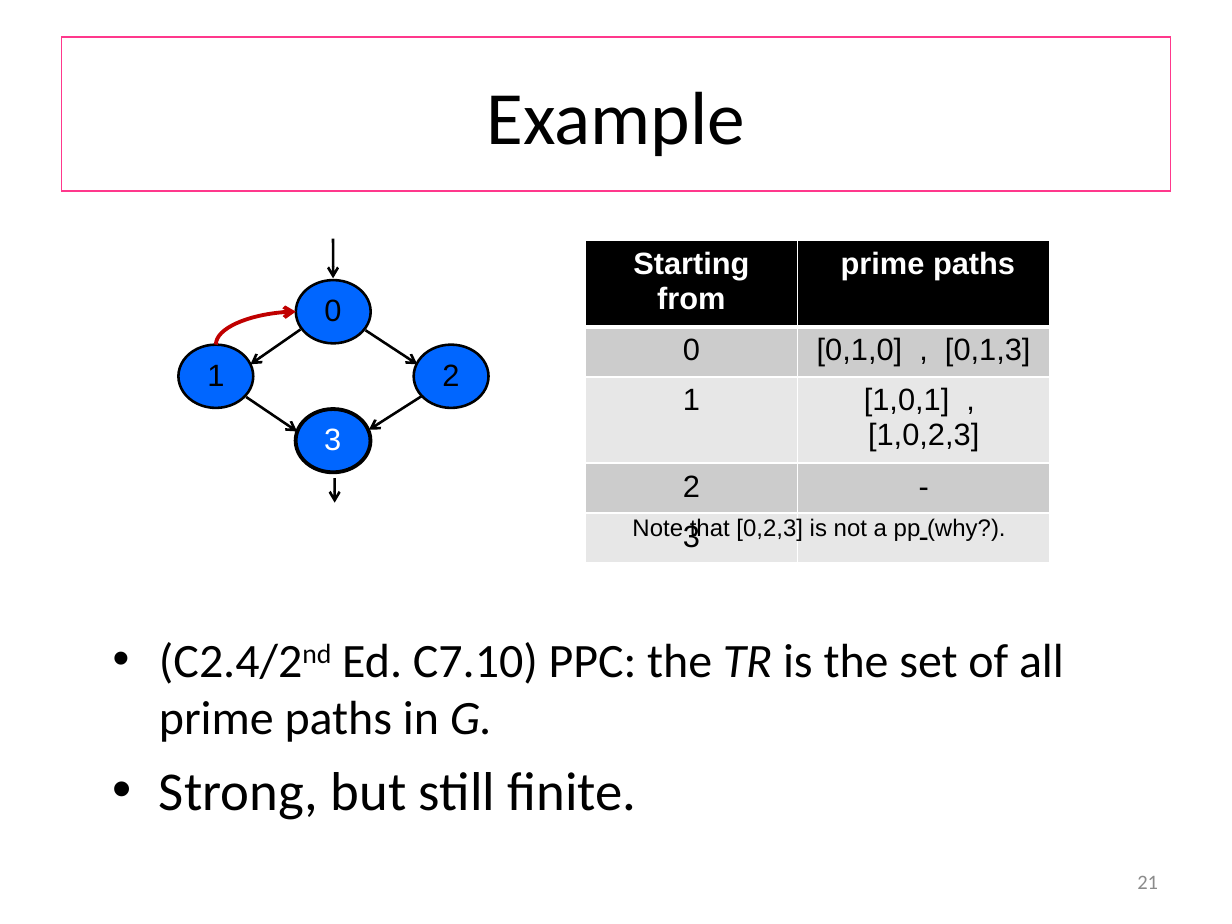
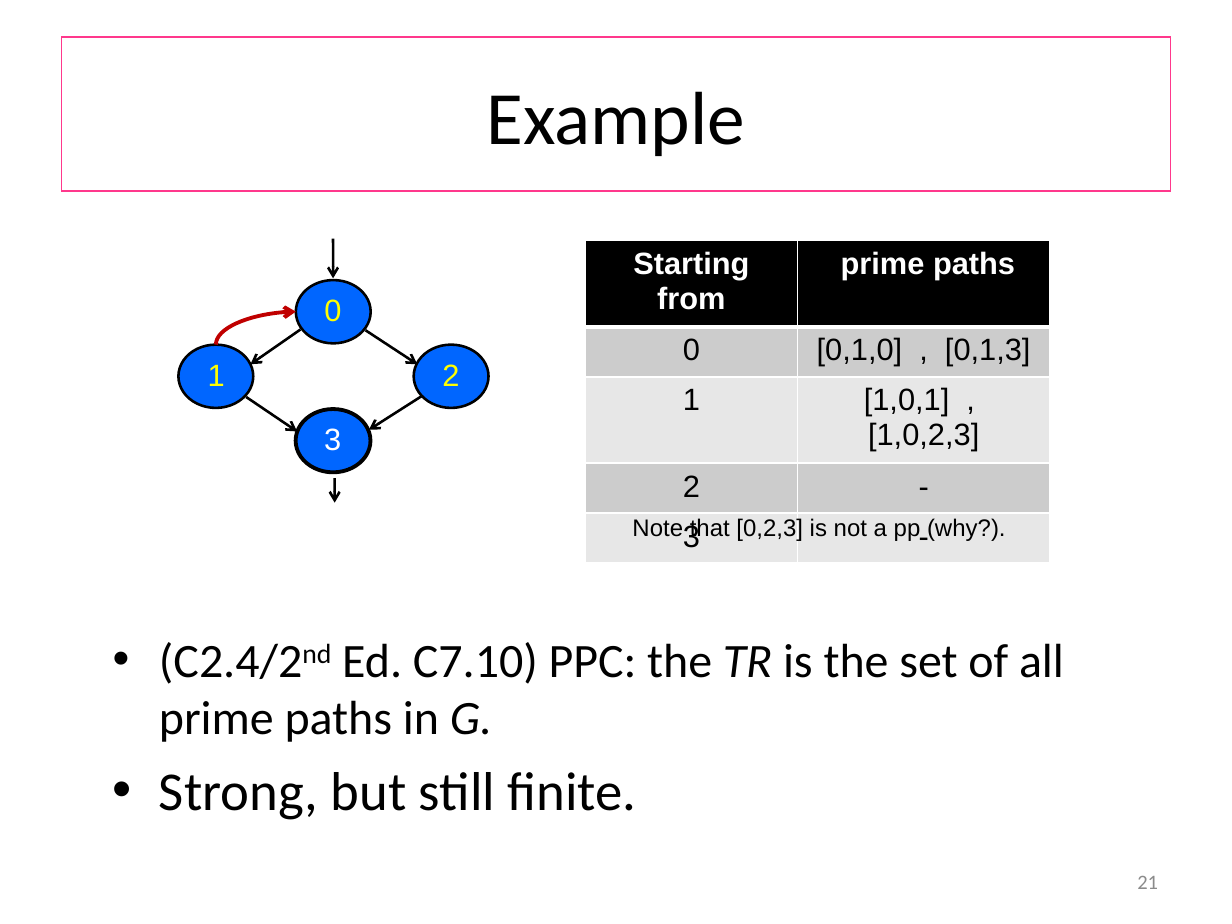
Before and after one commit to wooshrow/b3stv, a slide deck: slide 21 of slides/gbt.pptx. Drawn at 1232x924 pixels with LibreOffice and Linux fonts; fonts in the diff are those of the drawing. Boxes give left, top, right and bottom in pixels: in the first picture for what was removed or moved away, otherwise in the second. Text is boxed around its words. In the diff, an @@ line names an element or a change of style, - is before the commit and + after.

```diff
--- a/slides/gbt.pptx
+++ b/slides/gbt.pptx
@@ text colour #000000 to #FFFF00 in 3 elements at [442, 364, 459, 386], [208, 364, 225, 386], [324, 299, 341, 322] @@
```
Also in this commit, not shown: 12 other slides changed, 1 other file.
